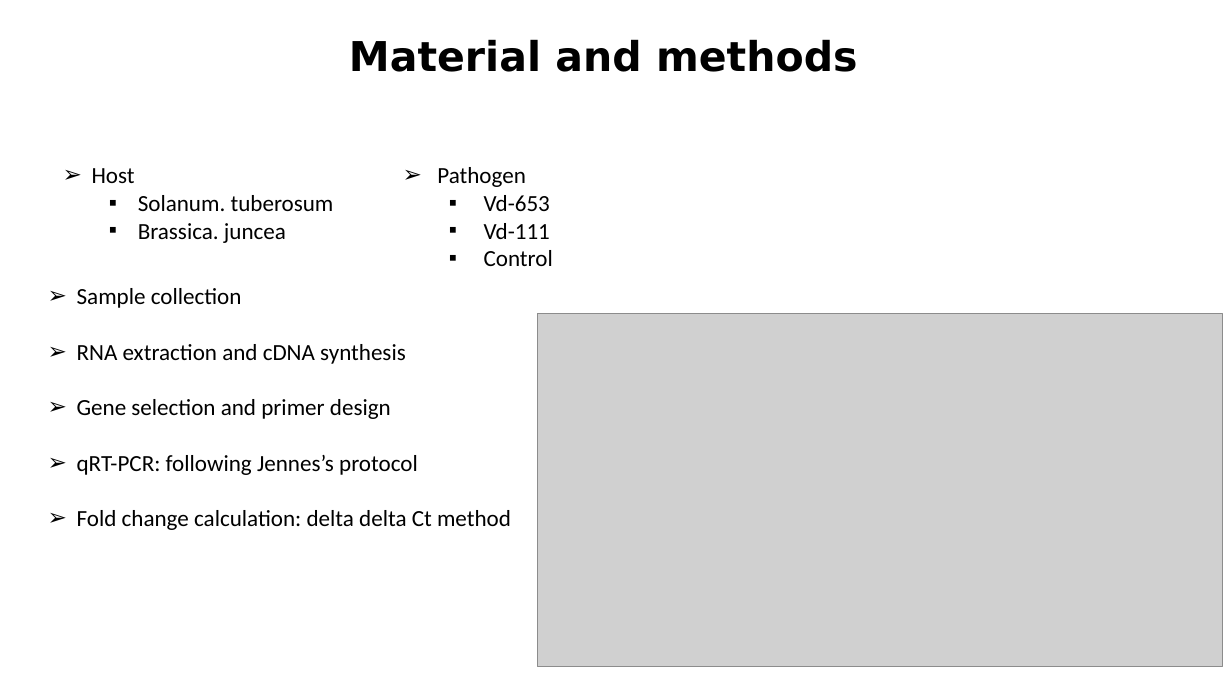
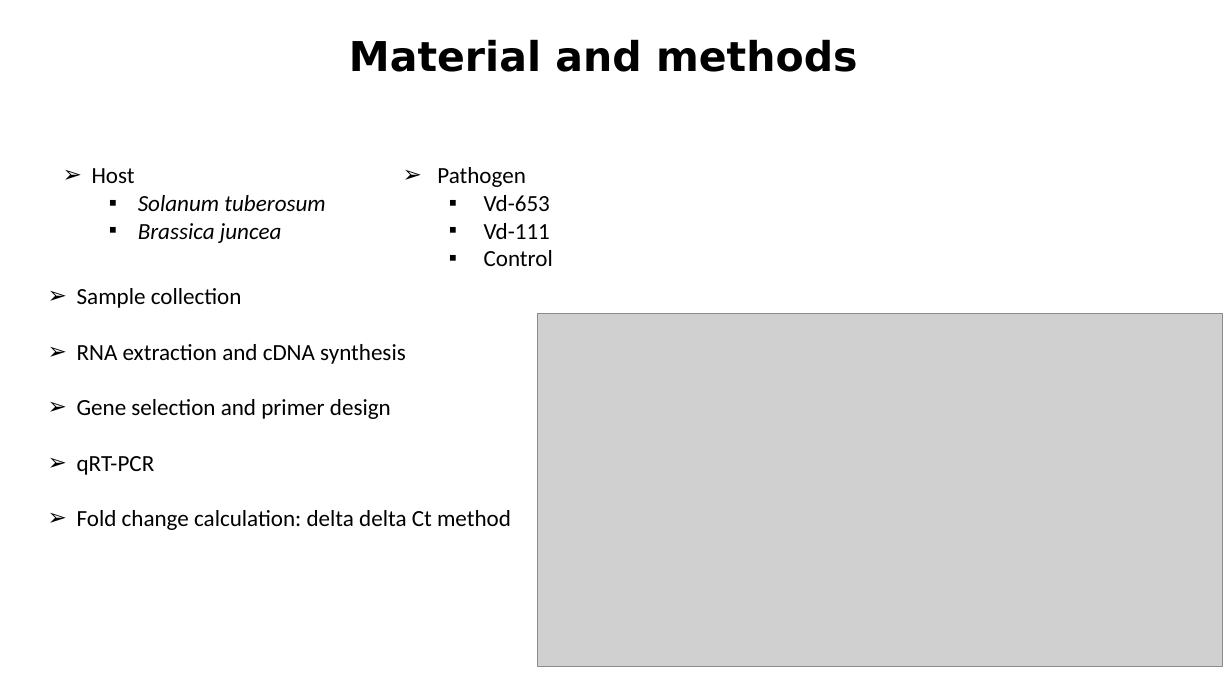
Before and after one commit to gcsudha/RNA-seq, a slide deck: slide 2 of qPCR validation/qPCR-Validation.pptx. Drawn at 1232x693 pixels with LibreOffice and Linux fonts; fonts in the diff are those of the drawing; grey boxes stand for pictures. Boxes give left, top, right and bottom in pixels: in the first picture for what was removed or moved away, otherwise in the second. Text is boxed around its words. In the diff, an @@ line names an element or a change of style, - is before the commit and + after.

```diff
--- a/qPCR validation/qPCR-Validation.pptx
+++ b/qPCR validation/qPCR-Validation.pptx
@@ text at (138, 195, 325, 243): text changed; italic on @@
-  ▪ Solanum. tuberosum
-  ▪ Brassica. juncea
+  ▪ Solanum tuberosum
+  ▪ Brassica juncea
@@ text at (77, 456, 155, 475): text changed @@
-➢ qRT-PCR: following Jennes’s protocol
+➢ qRT-PCR
```
Also in this commit, not shown: 3 other slides changed, 1 slide added, 1 slide removed.
